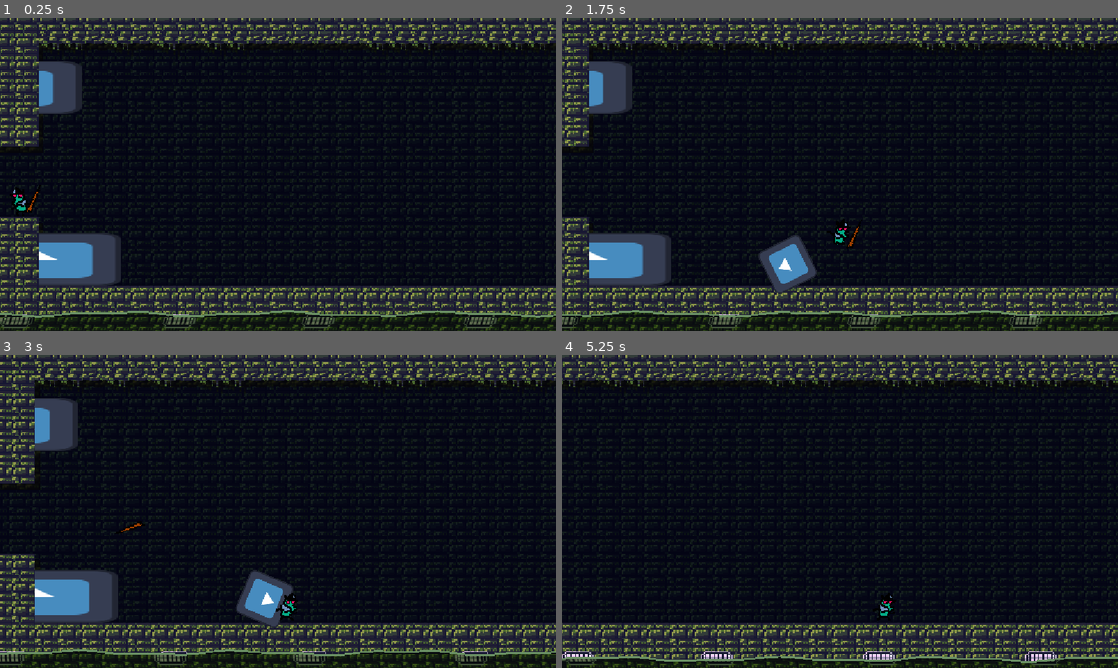
Above: before the commit, frames 1-4 (two rows, left to right).
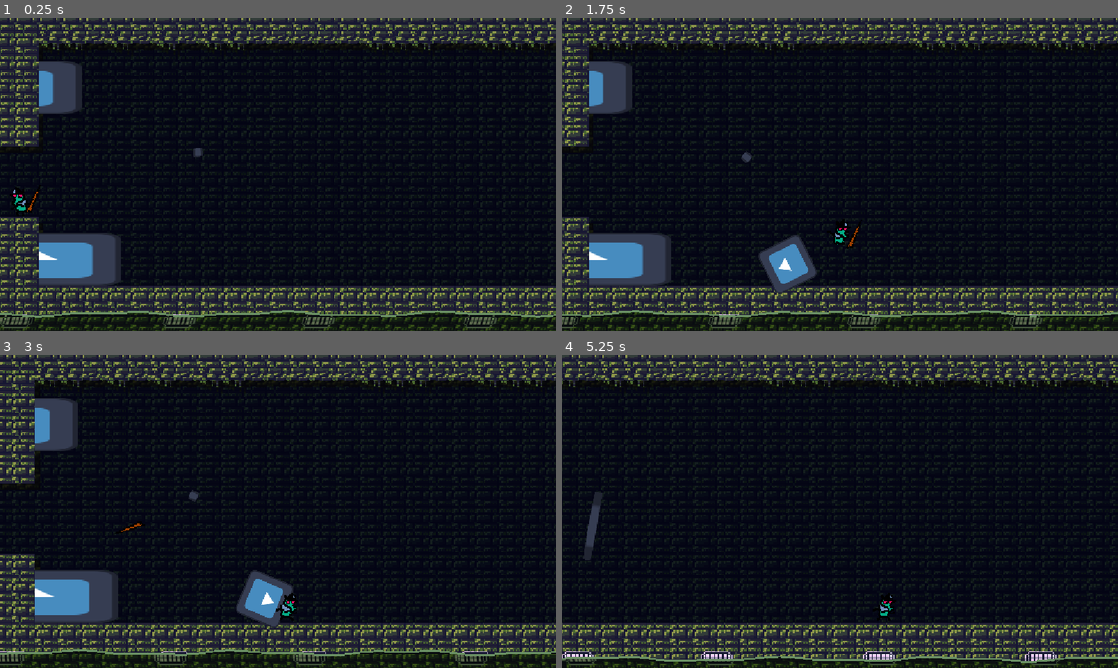
Above: after the commit, the same moments.

Repository: EthanGrane/Jamopithecus
Game: Godot game, scene res://world.tscn
Same seed, same stepped clock (60 frames per second), same inputs: the game is played once before the commit and once after it. This scene is started directly instead of the project's main scene. The engine's default icon, where the game draws it, is replaced by a stand-in: a white triangle on a blue panel in a dark square.
Inputs:
- Up to frame 1 (0.25 s): no input
- Up to frame 2 (1.75 s): tap Enter (ui_accept) at 0.5 s; hold D (Right) from 0.53 s (still down); tap Shift (Dash) at 0.6 s; tap W (Salto) at 0.77, 1.52 s; tap E (Decoy) at 1.35 s
- Up to frame 3 (3 s): release D (Right) at 2.03 s; hold A (Left) 2.03-2.78 s; tap Space (Lanzar) at 2.1 s; hold D (Right) from 2.78 s (still down); tap Shift (Dash) at 2.85 s
- Up to frame 4 (5.25 s): tap W (Salto) at 3.02, 3.77, 4.52 s; hold E (Decoy) 3.53-4.28 s; release D (Right) at 4.28 s; hold A (Left) 4.28-5.03 s; tap Space (Lanzar) at 4.35 s; hold D (Right) from 5.03 s (still down); tap Shift (Dash) at 5.1 s

The runs differ from the first frame. In frame 1, 3.7% of the frame differs, in the area x 0-100%, y 21-85%; in frame 2, 3.5%; in frame 3, 3.6%; in frame 4, 4.4%.
Error before the commit: Invalid access to property or key 'global_position' on a base object of type 'null instance'. (res://GAME/Boss2/boss_2_fight.gd:197)

Commit message:
Intro + Boss3 start

Diff:
--- /dev/null
+++ b/GAME/Boss_3/boss_3.gd
@@ -0,0 +1,18 @@
+extends StaticBody2D
+
+var tween : Tween
+# Called when the node enters the scene tree for the first time.
+func _ready() -> void:
+	pass # Replace with function body.
+
+
+# Called every frame. 'delta' is the elapsed time since the previous frame.
+func _process(delta: float) -> void:
+	pass
+
+
+func vuelta():
+	$AnimationPlayer.play("Vuelta")
+
+func volver_vuelta():
+	$AnimationPlayer.play("volver_vuelta")
--- /dev/null
+++ b/GAME/Boss_3/boss_3.tscn
@@ -0,0 +1,161 @@
+[gd_scene format=3 uid="uid://dyuh5jtiu0euf"]
+
+[ext_resource type="Script" uid="uid://betfg467s8i3v" path="res://GAME/Boss_3/boss_3.gd" id="1_m5sub"]
+[ext_resource type="Texture2D" uid="uid://rria5cuqhsaq" path="res://icon.svg" id="2_meq13"]
+[ext_resource type="PackedScene" uid="uid://duwptbg5jvvch" path="res://GAME/HealthSystem/health_component.tscn" id="3_df6y5"]
+[ext_resource type="PackedScene" uid="uid://b27scjcd6tswn" path="res://GAME/HealthSystem/hitbox_component.tscn" id="4_so0l5"]
+
+[sub_resource type="RectangleShape2D" id="RectangleShape2D_5sv2w"]
+size = Vector2(166.5, 215.5)
+
+[sub_resource type="RectangleShape2D" id="RectangleShape2D_hreux"]
+size = Vector2(169, 20)
+
+[sub_resource type="Animation" id="Animation_m5sub"]
+length = 0.001
+tracks/0/type = "value"
+tracks/0/imported = false
+tracks/0/enabled = true
+tracks/0/path = NodePath(".:rotation")
+tracks/0/interp = 1
+tracks/0/loop_wrap = true
+tracks/0/keys = {
+"times": PackedFloat32Array(0),
+"transitions": PackedFloat32Array(1),
+"update": 0,
+"values": [0.0]
+}
+tracks/1/type = "value"
+tracks/1/imported = false
+tracks/1/enabled = true
+tracks/1/path = NodePath(".:position")
+tracks/1/interp = 1
+tracks/1/loop_wrap = true
+tracks/1/keys = {
+"times": PackedFloat32Array(0),
+"transitions": PackedFloat32Array(1),
+"update": 0,
+"values": [Vector2(0, 0)]
+}
+
+[sub_resource type="Animation" id="Animation_meq13"]
+resource_name = "Vuelta"
+tracks/0/type = "value"
+tracks/0/imported = false
+tracks/0/enabled = true
+tracks/0/path = NodePath(".:rotation")
+tracks/0/interp = 1
+tracks/0/loop_wrap = true
+tracks/0/keys = {
+"times": PackedFloat32Array(0, 1),
+"transitions": PackedFloat32Array(1, 1),
+"update": 0,
+"values": [0.0, 3.1415927]
+}
+tracks/1/type = "value"
+tracks/1/imported = false
+tracks/1/enabled = true
+tracks/1/path = NodePath(".:position")
+tracks/1/interp = 1
+tracks/1/loop_wrap = true
+tracks/1/keys = {
+"times": PackedFloat32Array(0, 0.4, 0.73333335, 1),
+"transitions": PackedFloat32Array(1, 1, 1, 1),
+"update": 0,
+"values": [Vector2(0, 0), Vector2(-34, -43), Vector2(0, -100), Vector2(0, 0)]
+}
+
+[sub_resource type="Animation" id="Animation_so0l5"]
+resource_name = "default"
+
+[sub_resource type="Animation" id="Animation_df6y5"]
+resource_name = "volver_vuelta"
+tracks/0/type = "value"
+tracks/0/imported = false
+tracks/0/enabled = true
+tracks/0/path = NodePath(".:rotation")
+tracks/0/interp = 1
+tracks/0/loop_wrap = true
+tracks/0/keys = {
+"times": PackedFloat32Array(0, 1),
+"transitions": PackedFloat32Array(1, 1),
+"update": 0,
+"values": [3.1415927, 0.0]
+}
+tracks/1/type = "value"
+tracks/1/imported = false
+tracks/1/enabled = true
+tracks/1/path = NodePath(".:position")
+tracks/1/interp = 1
+tracks/1/loop_wrap = true
+tracks/1/keys = {
+"times": PackedFloat32Array(0, 0.43333334, 0.76666665, 1),
+"transitions": PackedFloat32Array(1, 1, 1, 1),
+"update": 0,
+"values": [Vector2(0, 0), Vector2(6, -535), Vector2(6, -535), Vector2(0, 0)]
+}
+
+[sub_resource type="AnimationLibrary" id="AnimationLibrary_df6y5"]
+_data = {
+&"RESET": SubResource("Animation_m5sub"),
+&"Vuelta": SubResource("Animation_meq13"),
+&"default": SubResource("Animation_so0l5"),
+&"volver_vuelta": SubResource("Animation_df6y5")
+}
+
+[sub_resource type="RectangleShape2D" id="RectangleShape2D_vhxjs"]
+size = Vector2(118.000015, 55.999996)
+
+[sub_resource type="RectangleShape2D" id="RectangleShape2D_mjaej"]
+size = Vector2(121.5, 60.000004)
+
+[node name="Boss_3" type="StaticBody2D" unique_id=508595398]
+script = ExtResource("1_m5sub")
+
+[node name="Sprite2D" type="Sprite2D" parent="." unique_id=1737285601]
+position = Vector2(-2, 1)
+scale = Vector2(1.3710938, 1.765625)
+texture = ExtResource("2_meq13")
+
+[node name="CollisionShape2D" type="CollisionShape2D" parent="." unique_id=613802069]
+position = Vector2(2, 0)
+shape = SubResource("RectangleShape2D_5sv2w")
+
+[node name="HealthComponent" parent="." unique_id=654470910 instance=ExtResource("3_df6y5")]
+position = Vector2(-1, 3)
+
+[node name="HitboxComponent" parent="." unique_id=1078440589 instance=ExtResource("4_so0l5")]
+position = Vector2(-6, 1)
+
+[node name="CollisionShape2D" type="CollisionShape2D" parent="HitboxComponent" unique_id=306663325]
+position = Vector2(7, 101)
+shape = SubResource("RectangleShape2D_hreux")
+
+[node name="AnimationPlayer" type="AnimationPlayer" parent="." unique_id=2040487711]
+libraries/ = SubResource("AnimationLibrary_df6y5")
+
+[node name="Mano" type="StaticBody2D" parent="." unique_id=572139235]
+
+[node name="Area2D" type="Area2D" parent="Mano" unique_id=1096637585]
+
+[node name="CollisionShape2D" type="CollisionShape2D" parent="Mano/Area2D" unique_id=147165608]
+position = Vector2(184, 82)
+shape = SubResource("RectangleShape2D_vhxjs")
+
+[node name="Sprite2D" type="Sprite2D" parent="Mano" unique_id=1137071451]
+position = Vector2(186, 80)
+scale = Vector2(1, 0.4960938)
+texture = ExtResource("2_meq13")
+
+[node name="Mano2" type="StaticBody2D" parent="." unique_id=70926647]
+
+[node name="Area2D" type="Area2D" parent="Mano2" unique_id=1723118307]
+
+[node name="CollisionShape2D" type="CollisionShape2D" parent="Mano2/Area2D" unique_id=1011711542]
+position = Vector2(-193, 76)
+shape = SubResource("RectangleShape2D_mjaej")
+
+[node name="Sprite2D" type="Sprite2D" parent="Mano2" unique_id=1595609737]
+position = Vector2(-195, 75)
+scale = Vector2(1, 0.4960938)
+texture = ExtResource("2_meq13")
--- /dev/null
+++ b/GAME/Boss_3/lengua.gd
@@ -0,0 +1,41 @@
+extends StaticBody2D
+
+#@onready var get_player := get_tree().get_first_node_in_group("Mosca")
+@onready var tonge: NinePatchRect = $NinePatchRect
+@onready var colision: CollisionShape2D = $Area2D/CollisionShape2D
+@export var get_player : player
+@export var tongue_reach_time := 1.0
+var original_position : Vector2
+var tonge_exist := false
+var tween : Tween
+func _ready() -> void:
+	$Timer.start()
+
+
+func _process(delta: float) -> void:
+	if not tonge_exist:
+		tonge.rotation = (get_player.position - position).normalized().angle()
+		colision.rotation = (get_player.global_position - global_position).normalized().angle()
+
+func drow_tongue():
+	original_position = global_position
+	var distance = global_position.distance_to(get_player.global_position)
+	var scale_x = distance /  tonge.texture.get_width()
+	if tween:
+		tween.kill()
+	tonge_exist = true
+	tween = create_tween()
+	tween.set_parallel()
+	tween.set_trans(Tween.TRANS_QUAD)
+	tween.set_ease(Tween.EASE_OUT)
+	tween.tween_property(tonge,"scale:x",scale_x, tongue_reach_time)
+	tween.tween_property(colision.shape,"scale:x",scale_x, tongue_reach_time)
+	tween.chain()
+	tween.set_trans(Tween.TRANS_QUAD)
+	tween.set_ease(Tween.EASE_OUT)
+	tween.tween_property(tonge,"scale:x",1.0, tongue_reach_time / 3)
+	tween.tween_callback(func(): tonge_exist = false)
+
+
+func _on_timer_timeout() -> void:
+	drow_tongue()
--- /dev/null
+++ b/GAME/Boss_3/lengua.tscn
@@ -0,0 +1,31 @@
+[gd_scene format=3 uid="uid://0o6mivhqq8g2"]
+
+[ext_resource type="Script" uid="uid://epqvcn4twdb3" path="res://GAME/Boss_3/lengua.gd" id="1_fs46j"]
+[ext_resource type="Texture2D" uid="uid://rria5cuqhsaq" path="res://icon.svg" id="2_em5c8"]
+
+[sub_resource type="RectangleShape2D" id="RectangleShape2D_5sv2w"]
+size = Vector2(20, 19.25)
+
+[node name="Lengua" type="StaticBody2D" unique_id=939130365]
+script = ExtResource("1_fs46j")
+
+[node name="NinePatchRect" type="NinePatchRect" parent="." unique_id=300210767]
+offset_left = 22.0
+offset_top = 12.0
+offset_right = 42.0
+offset_bottom = 31.0
+texture = ExtResource("2_em5c8")
+region_rect = Rect2(0, 0, 128, 128)
+patch_margin_left = 10
+patch_margin_right = 10
+
+[node name="Area2D" type="Area2D" parent="." unique_id=82452236 groups=["Boss"]]
+
+[node name="CollisionShape2D" type="CollisionShape2D" parent="Area2D" unique_id=147270544]
+position = Vector2(32, 21)
+shape = SubResource("RectangleShape2D_5sv2w")
+
+[node name="Timer" type="Timer" parent="." unique_id=593036563]
+wait_time = 4.0
+
+[connection signal="timeout" from="Timer" to="." method="_on_timer_timeout"]
--- a/GAME/Player/Player.tscn
+++ b/GAME/Player/Player.tscn
@@ -228,7 +228,7 @@
 [sub_resource type="CircleShape2D" id="CircleShape2D_spnxy"]
 radius = 34.234486
 
-[node name="Mosca" type="CharacterBody2D" unique_id=1289701118]
+[node name="Mosca" type="CharacterBody2D" unique_id=1289701118 groups=["Mosca"]]
 script = ExtResource("1_28m6o")
 
 [node name="Sprite2D" type="AnimatedSprite2D" parent="." unique_id=215833921]
--- a/GAME/Player/Player_movement.gd
+++ b/GAME/Player/Player_movement.gd
@@ -311,7 +311,6 @@
 func decoy():
 	pass
 
-
 func _on_area_2d_area_entered(area: Area2D) -> void:
 	if area.is_in_group("enemy"):
 		print("mori")
--- a/GAME/Scenes/Into_scene/Intro_scene.gd
+++ b/GAME/Scenes/Into_scene/Intro_scene.gd
@@ -1,13 +1,15 @@
 extends Control
-@onready var label: Label = $Label
+@onready var label: RichTextLabel = $Label
 var n_dialogue := 0
 var timer : Timer
 var text := [
-	{"texto" : "7/09/2026 en lo mas profundo de las alcantarillas", "imagen" : preload("res://GAME/Scenes/Into_scene/Tuberias.png")},
-	{"texto" : "Habia una mosca llamada tilin volando de lo mas feliz, comiendo basura como de costumbre", "imagen" : preload("res://GAME/Scenes/Into_scene/Basura.png")},
-	{"texto" : "Pero ese dia todo cambio", "imagen" : preload("res://GAME/Scenes/Into_scene/Basura.png")},
-	{"texto" : "Una rana de lanzo su lengua, arrevatandole sus preciadas alas", "imagen" : preload("res://GAME/Scenes/Into_scene/Rana.png")},
-	{"texto" : "Esta es la historia trata sobre la venganza de Tilin", "imagen" : preload("res://GAME/Scenes/Into_scene/Tilin1.png")}
+	{"texto" : "7/09/2026 en lo más profundo de las alcantarillas de la ciudad de Buenos aires", "imagen" : preload("res://GAME/Scenes/Into_scene/Tuberias.png")},
+	{"texto" : "Había una mosca llamada Tilín, su vida era perfecta, ese día el estaba comiendo basura como de costumbre", "imagen" : preload("res://GAME/Scenes/Into_scene/Basura.png")},
+	{"texto" : "Pero cometió el error de ser demasiado inocente y dar que su vida siempre sería feliz", "imagen" : preload("res://GAME/Scenes/Into_scene/Basura.png")},
+	{"texto" : "Una rana le ataco con su lengua, arrevatandole sus preciadas alas", "imagen" : preload("res://GAME/Scenes/Into_scene/Rana.png")},
+	{"texto" : "Tilín lo había perdido todo, ya no le quedaba ninguna razón para vivir. ¿Qué es una mosca sin sus alas? ", "imagen" : preload("res://GAME/Scenes/Into_scene/Rana.png")},
+	{"texto" : "Pero aún le quedaba solo una cosa que hacer", "imagen" : preload("res://GAME/Scenes/Into_scene/Tilin1.png")},
+	{"texto" : "[center][color=red][shake rate=30 level=12]Matar a esa puta Rana[/shake][color=red]", "imagen" : preload("res://GAME/Scenes/Into_scene/Tilin1.png")}
 ]
 
 
--- a/GAME/Scenes/Into_scene/intro_scene.tscn
+++ b/GAME/Scenes/Into_scene/intro_scene.tscn
@@ -3,9 +3,13 @@
 [ext_resource type="Script" uid="uid://0jjgxvunwygs" path="res://GAME/Scenes/Into_scene/Intro_scene.gd" id="1_hqbqb"]
 [ext_resource type="FontFile" uid="uid://dj3dko4qnyq34" path="res://Extras/DTM-Mono.otf" id="2_espee"]
 
-[sub_resource type="LabelSettings" id="LabelSettings_5sv2w"]
-font = ExtResource("2_espee")
-font_size = 42
+[sub_resource type="Theme" id="Theme_n6f3l"]
+RichTextLabel/font_sizes/normal_font_size = 40
+RichTextLabel/fonts/bold_font = ExtResource("2_espee")
+RichTextLabel/fonts/bold_italics_font = ExtResource("2_espee")
+RichTextLabel/fonts/italics_font = ExtResource("2_espee")
+RichTextLabel/fonts/mono_font = ExtResource("2_espee")
+RichTextLabel/fonts/normal_font = ExtResource("2_espee")
 
 [node name="Intro_scene" type="Control" unique_id=1512746864]
 layout_mode = 3
@@ -31,7 +35,7 @@
 color = Color(0, 0, 0, 1)
 metadata/_edit_lock_ = true
 
-[node name="Label" type="Label" parent="." unique_id=332086446]
+[node name="Label" type="RichTextLabel" parent="." unique_id=782580594]
 layout_mode = 1
 anchors_preset = 15
 anchor_right = 1.0
@@ -42,5 +46,6 @@
 offset_bottom = -26.0
 grow_horizontal = 2
 grow_vertical = 2
-label_settings = SubResource("LabelSettings_5sv2w")
+theme = SubResource("Theme_n6f3l")
+bbcode_enabled = true
 autowrap_mode = 2
--- a/project.godot
+++ b/project.godot
@@ -26,6 +26,7 @@
 player_spear=""
 Decoy=""
 Boss=""
+Mosca=""
 
 [input]
 
--- a/world.tscn
+++ b/world.tscn
@@ -3,8 +3,7 @@
 [ext_resource type="Script" uid="uid://coagpgysfd7j2" path="res://world.gd" id="1_aqk2v"]
 [ext_resource type="PackedScene" uid="uid://k005808lh4vg" path="res://GAME/Player/Player.tscn" id="2_036b0"]
 [ext_resource type="PackedScene" uid="uid://dhqdggwgoh3yy" path="res://GAME/Scenes/Boss_Battle_1.tscn" id="3_dwbse"]
-[ext_resource type="PackedScene" uid="uid://b56rpd4nnfnh0" path="res://GAME/Scenes/Boss_Battle_2.tscn" id="4_pkg7o"]
-
+[ext_resource type="PackedScene" uid="uid://0o6mivhqq8g2" path="res://GAME/Boss_3/lengua.tscn" id="5_036b0"]
 
 [node name="World" type="Node2D" unique_id=2125391229 node_paths=PackedStringArray("the_player")]
 position = Vector2(20, -34)
@@ -17,6 +16,6 @@
 [node name="BossBattle1" parent="." unique_id=1682470945 instance=ExtResource("3_dwbse")]
 position = Vector2(1887, 79)
 
-[node name="Boss_2_fight" parent="." unique_id=947395531 node_paths=PackedStringArray("pipes") instance=ExtResource("4_pkg7o")]
-position = Vector2(4712, 238)
-pipes = [NodePath("Pipe2"), NodePath("Pipe3"), null]
+[node name="Lengua" parent="." unique_id=939130365 node_paths=PackedStringArray("get_player") instance=ExtResource("5_036b0")]
+position = Vector2(2110, 326)
+get_player = NodePath("../Mosca")
Not shown, added: GAME/Boss_3/boss_3.gd.uid
Not shown, added: GAME/Boss_3/lengua.gd.uid
